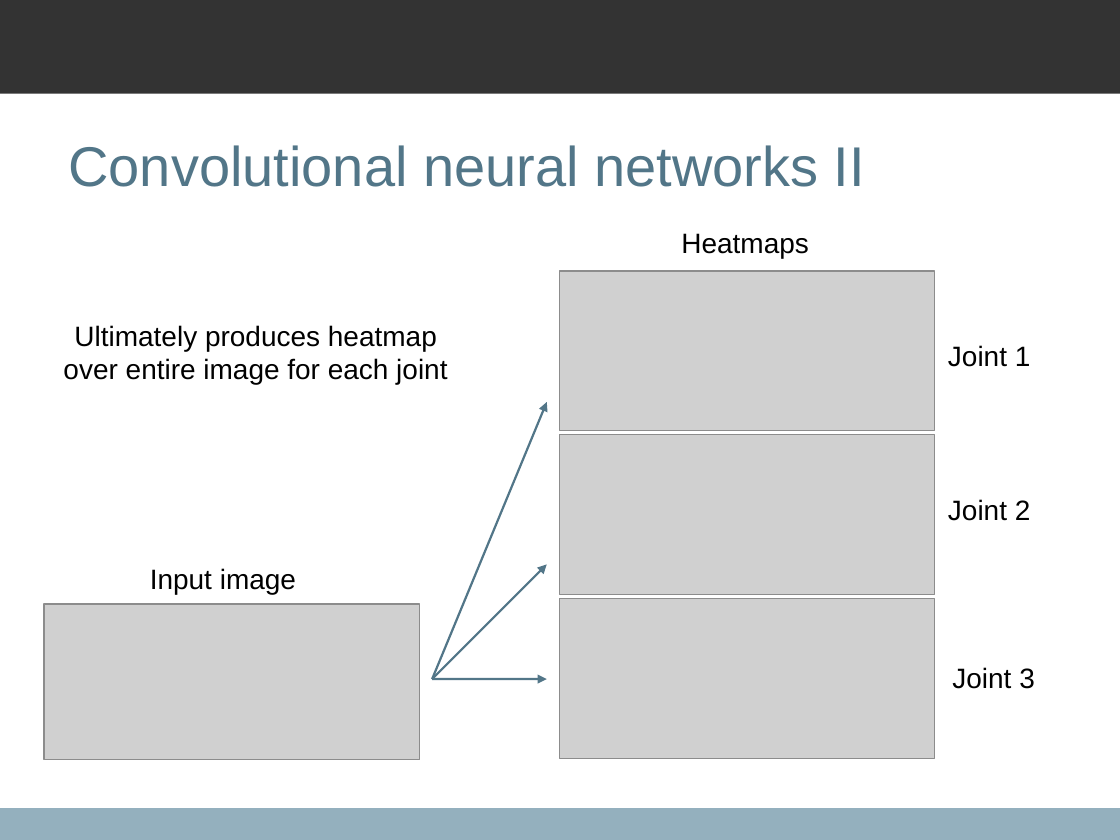
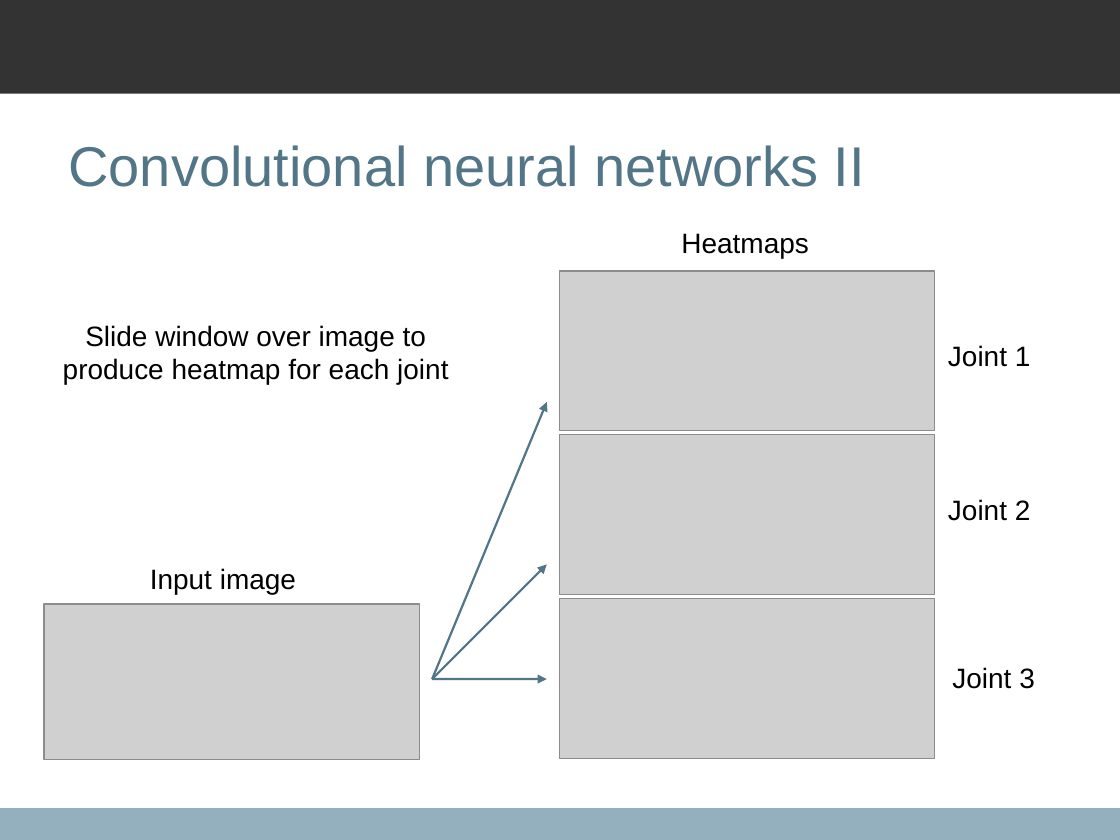
Before and after one commit to qxcv/comp2560, a slide deck: slide 8 of presentation/presentation.odp. Drawn at 1120x840 pixels with LibreOffice and Linux fonts; fonts in the diff are those of the drawing; grey boxes stand for pictures; background and template pictures are left out. Boxes give left, top, right and bottom in pixels: in the first picture for what was removed or moved away, otherwise in the second. Text is boxed around its words. In the diff, an @@ line names an element or a change of style, - is before the commit and + after.

```diff
--- a/presentation/presentation.odp
+++ b/presentation/presentation.odp
@@ text at [63,325,448,384]: text changed @@
-Ultimately produces heatmap over entire image for each joint
+Slide window over image to produce heatmap for each joint
```
Also in this commit, not shown: 5 other slides changed.
